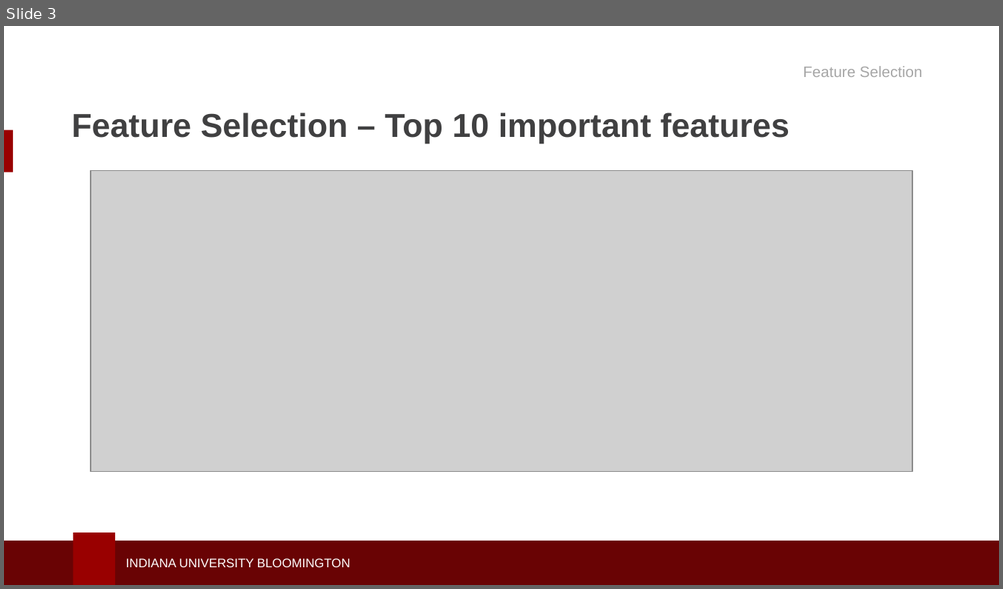
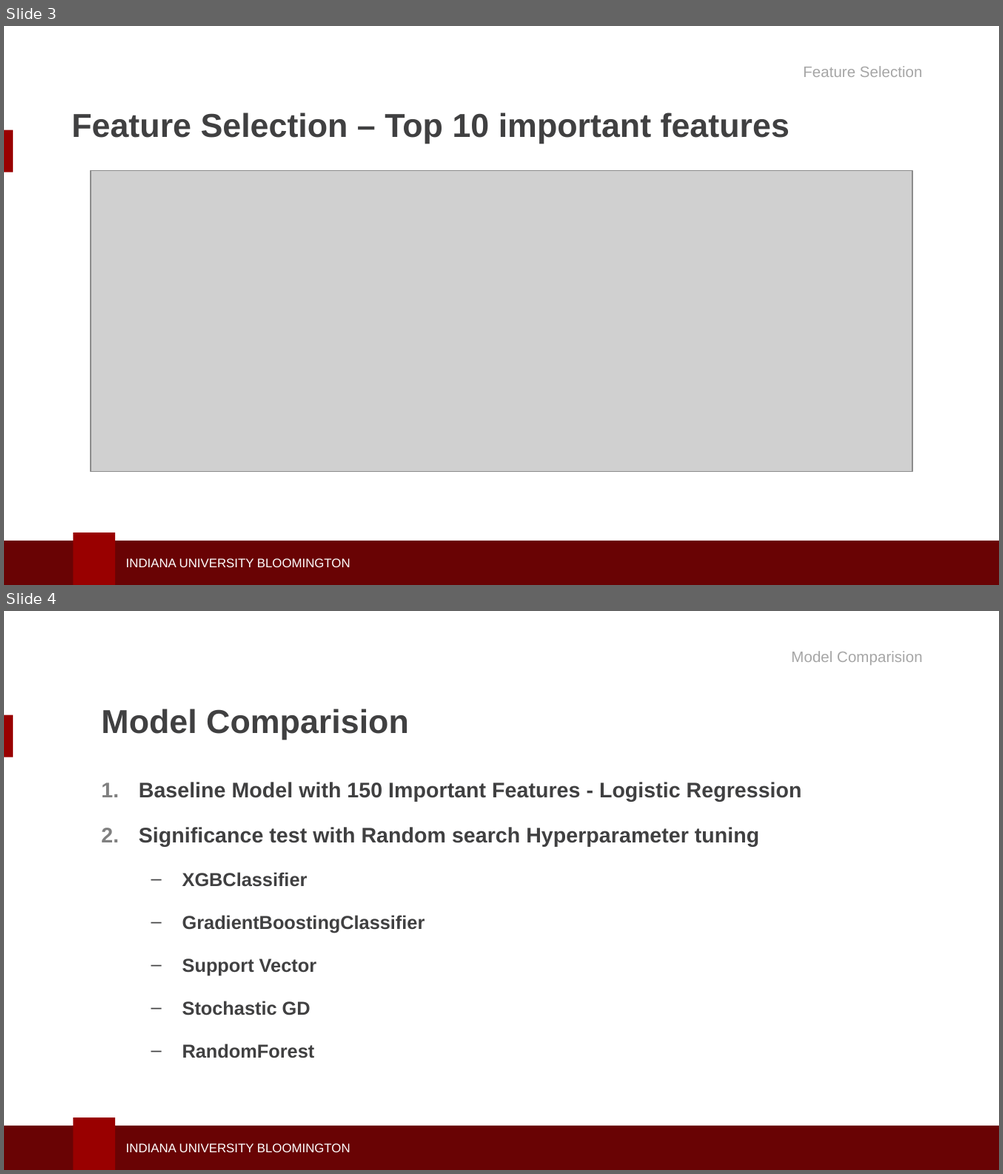
Before and after one commit to xgu1-ds/Machine-Learning-Home-Credit-Default-Risk-HCDR-, a slide deck: Phase-2/Project_Phase-2_Slides_Mallik.pptx. Shown one above the other, each under a label of ours: slide 3 before the commit, slides 3 and 4 after it. The pictures are 1003x589 and 1003x1174 pixels, drawn with LibreOffice and Linux fonts; fonts in the diff are those of the drawing; grey boxes stand for pictures; background and template pictures are left out. Boxes give left, top, right and bottom in pixels: in the first picture for what was removed or moved away, otherwise in the second. Text is boxed around its words. In the diff, an @@ line names an element or a change of style, - is before the commit and + after.

Commit message:
add xin

```diff
--- a/Phase-2/Project_Phase-2_Slides_Mallik.pptx
+++ b/Phase-2/Project_Phase-2_Slides_Mallik.pptx
@@ slide 4 added at box(4, 611, 999, 1170), background #FFFFFF; not listed: 4 template elements that a slide beside it also shows @@
@@ text added at box(791, 651, 922, 665), 11 pt, text #A6A6A6 @@
+Model Comparision
@@ title added at box(101, 709, 409, 740), 24 pt, text #404041, bold @@
+Model Comparision
@@ text added at box(139, 782, 802, 1059), 15.3 pt, text #404041, bold @@
+1. Baseline Model with 150 Important Features - Logistic Regression
+2. Significance test with Random search Hyperparameter tuning
+  – XGBClassifier
+  – GradientBoostingClassifier
+  – Support Vector
+  – Stochastic GD
+  – RandomForest
```
Also in this commit, not shown: 1 other slide added.
